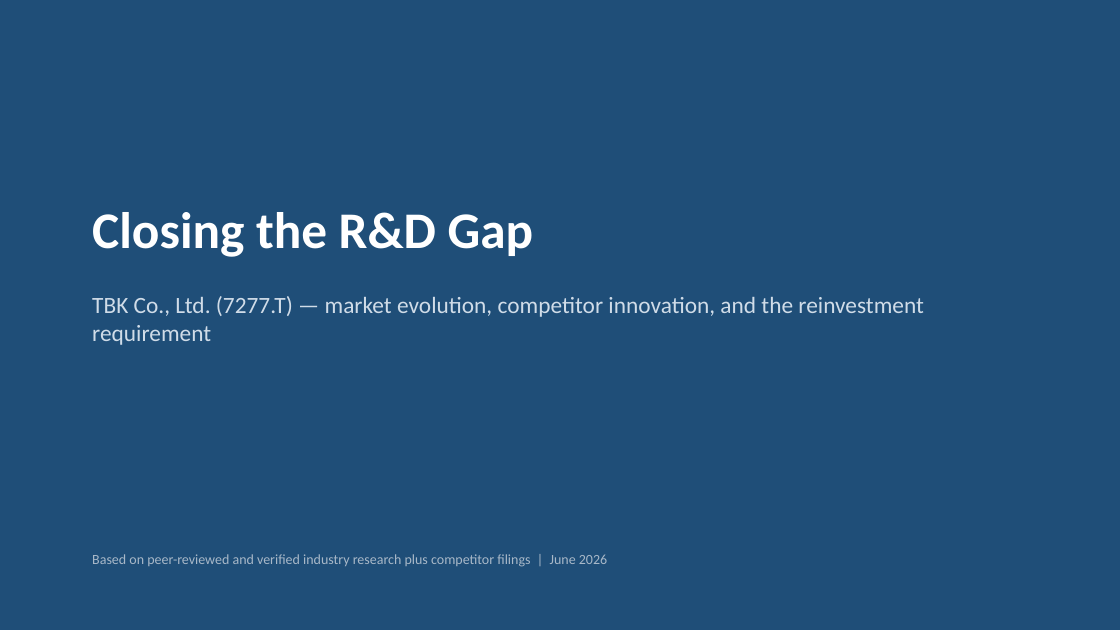
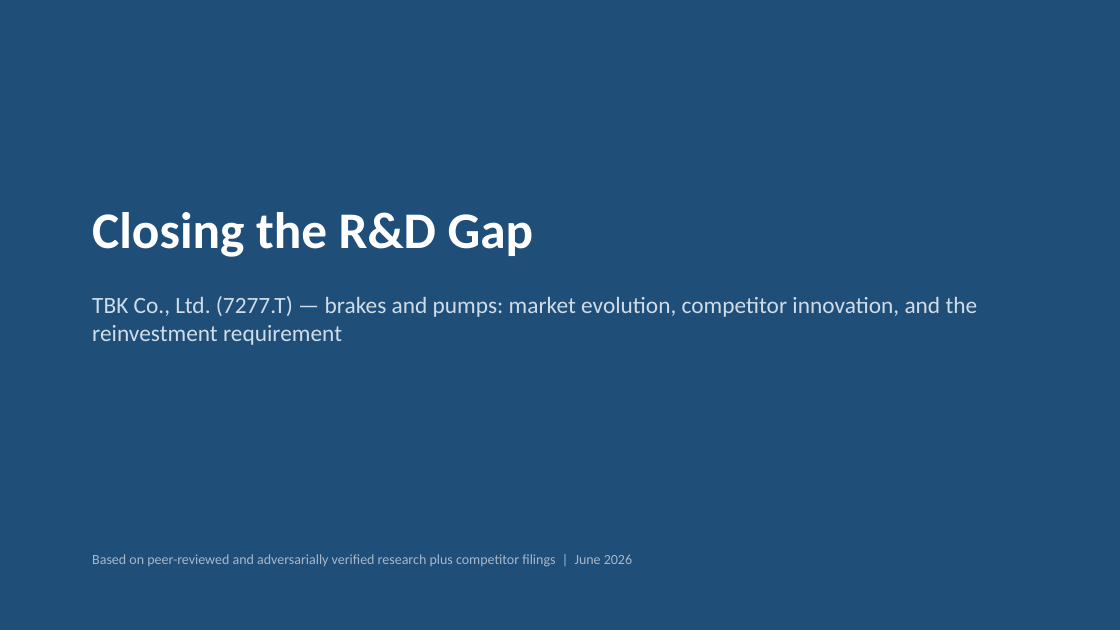
Before and after one commit to charette-lab/Claude, a slide deck: slide 1 of TBK_rd_gap_slides.pptx. Drawn at 1120x630 pixels with LibreOffice and Linux fonts; fonts in the diff are those of the drawing. Boxes give left, top, right and bottom in pixels: in the first picture for what was removed or moved away, otherwise in the second. Text is boxed around its words. In the diff, an @@ line names an element or a change of style, - is before the commit and + after.

```diff
--- a/TBK_rd_gap_slides.pptx
+++ b/TBK_rd_gap_slides.pptx
@@ text at bbox=[92, 296, 978, 345]: text changed @@
-TBK Co., Ltd. (7277.T) — market evolution, competitor innovation, and the reinvestment requirement
+TBK Co., Ltd. (7277.T) — brakes and pumps: market evolution, competitor innovation, and the reinvestment requirement
@@ text at bbox=[92, 554, 632, 567]: text changed @@
-Based on peer-reviewed and verified industry research plus competitor filings | June 2026
+Based on peer-reviewed and adversarially verified research plus competitor filings | June 2026
```
Also in this commit, not shown: 3 other slides changed, 2 slides added.
